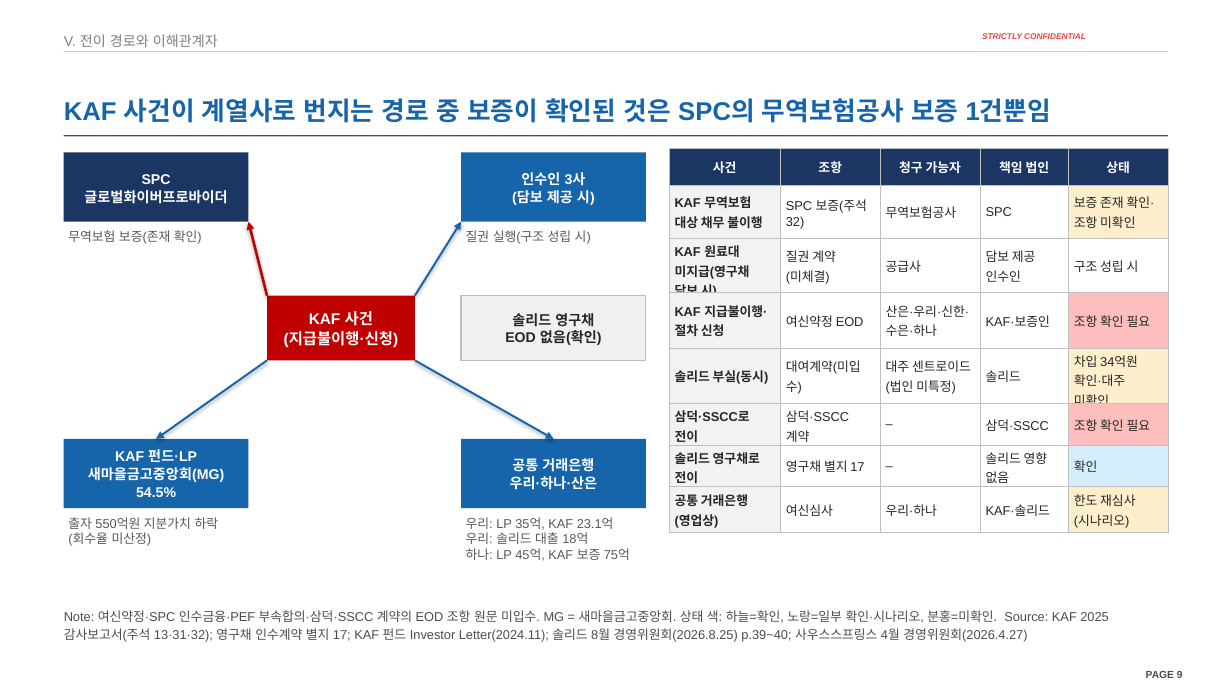
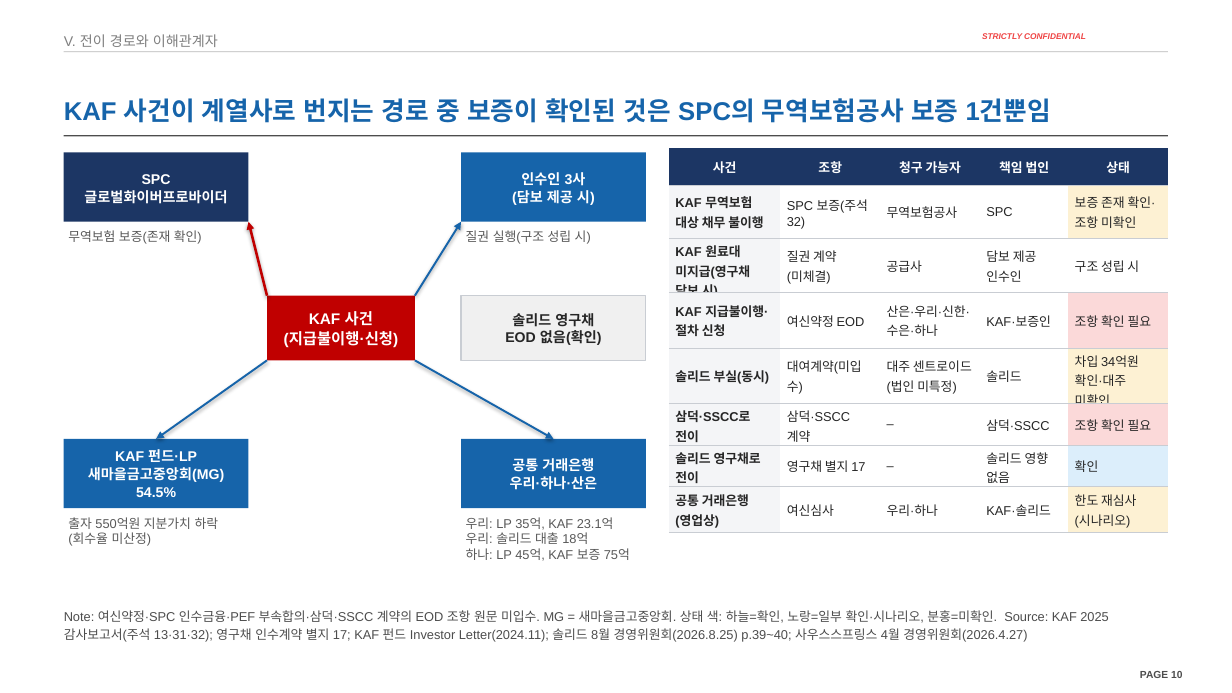
Before and after one commit to jogyesung/GS-Secretary, a slide deck: slide 10 of outputs/CIP_KAF_솔리드_자금조달차질_시나리오_20261118.pptx (slide 9 before the commit). Drawn at 1232x693 pixels with LibreOffice and Linux fonts; fonts in the diff are those of the drawing; background and template pictures are left out. Boxes give left, top, right and bottom in pixels: in the first picture for what was removed or moved away, otherwise in the second. Text is boxed around its words. In the diff, an @@ line names an element or a change of style, - is before the commit and + after.

```diff
--- a/outputs/CIP_KAF_솔리드_자금조달차질_시나리오_20261118.pptx
+++ b/outputs/CIP_KAF_솔리드_자금조달차질_시나리오_20261118.pptx
@@ table at [669, 148, 1169, 532] @@
@@ fill #F2F2F2 to #F4F5F7 in 7 cells @@
@@ fill #FDEFCC to #FDF1D3 in 3 cells @@
@@ fill #FFBEBE to #FBD9D9 in 2 cells @@
@@ fill #D4EEFC to #DCEEFB in row 7, column 5 @@
@@ borders changed @@
@@ rectangle "솔리드 영구채" at [461, 296, 646, 360]: outline #BFBFBF 1 pt to #C9CDD3 1 pt @@
@@ page number at [1140, 671, 1182, 678]: text changed @@
-PAGE 9
+PAGE 10
```
Also in this commit, not shown: 23 other slides changed, 1 slide added, 3 other files.
